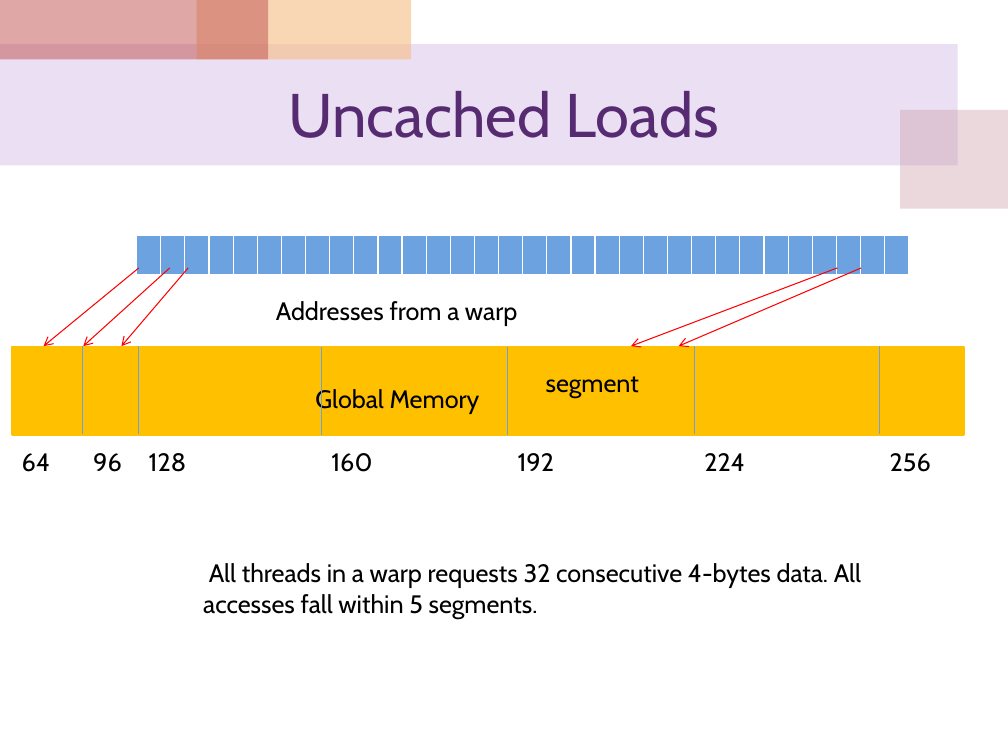
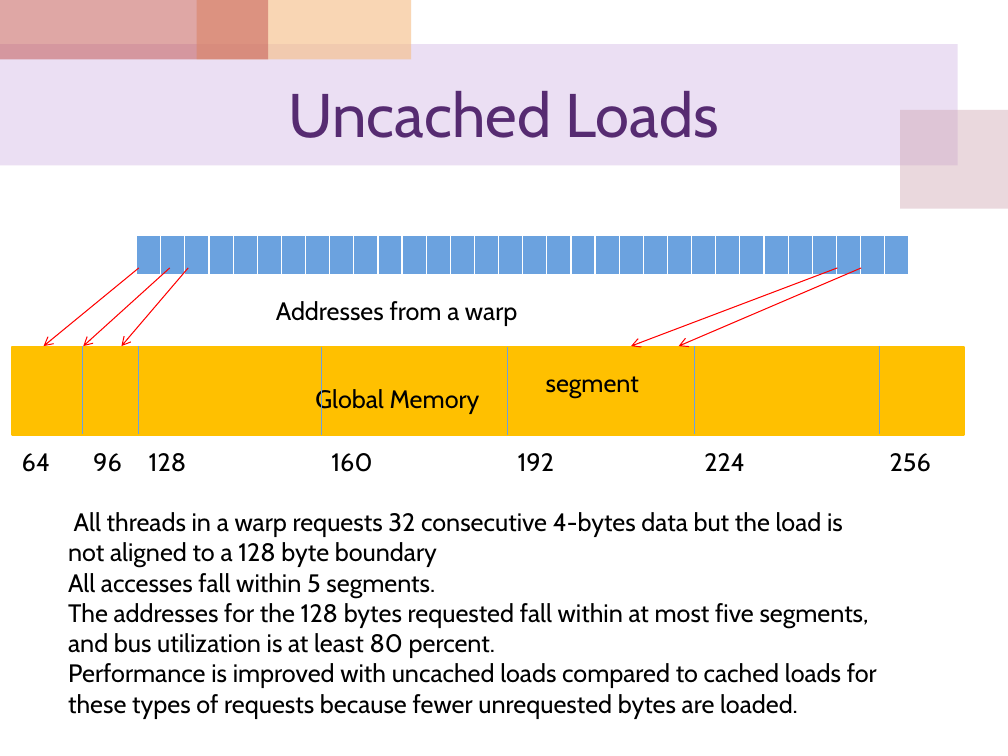
Before and after one commit to cocojk/major, a slide deck: slide 54 of gpu/EE817 Lecture 5 CUDA Memory Architecture.pptx (slide 50 before the commit). Drawn at 1008x756 pixels with LibreOffice and Linux fonts; fonts in the diff are those of the drawing. Boxes give left, top, right and bottom in pixels: in the first picture for what was removed or moved away, otherwise in the second. Text is boxed around its words. In the diff, an @@ line names an element or a change of style, - is before the commit and + after.

```diff
--- a/gpu/EE817 Lecture 5 CUDA Memory Architecture.pptx
+++ b/gpu/EE817 Lecture 5 CUDA Memory Architecture.pptx
@@ text at (68,512,877,719): text changed @@
-All threads in a warp requests 32 consecutive 4-bytes data. All accesses fall within 5 segments.
+All threads in a warp requests 32 consecutive 4-bytes data but the load is not aligned to a 128 byte boundary
+All accesses fall within 5 segments.
+The addresses for the 128 bytes requested fall within at most five segments, and bus utilization is at least 80 percent.
+Performance is improved with uncached loads compared to cached loads for these types of requests because fewer unrequested bytes are loaded.
```
Also in this commit, not shown: 12 other slides changed, 6 slides added, 2 other files.
